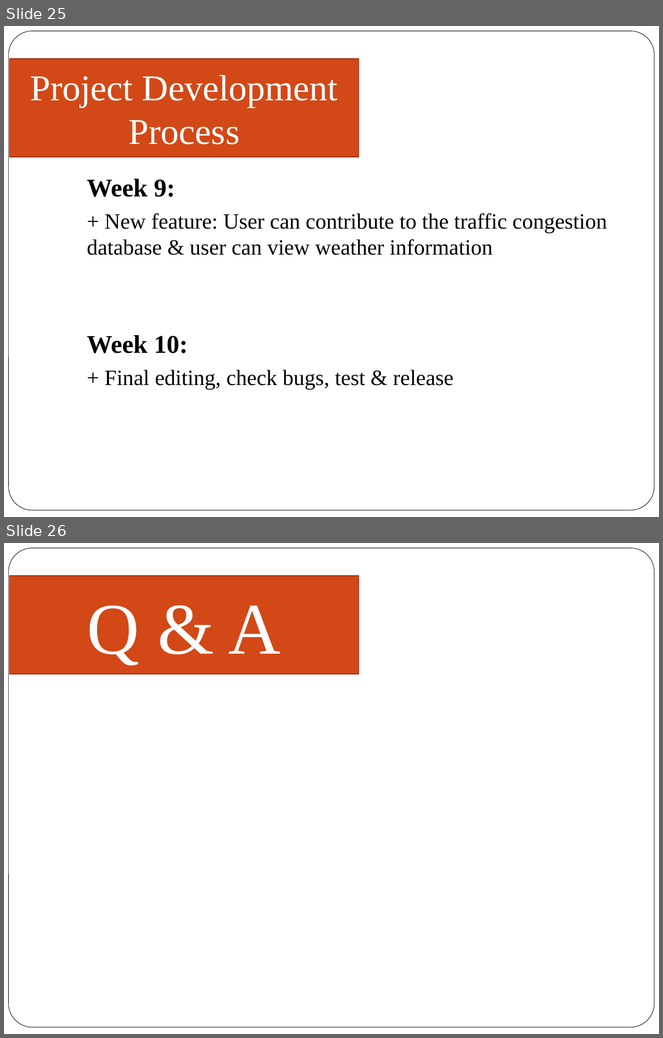
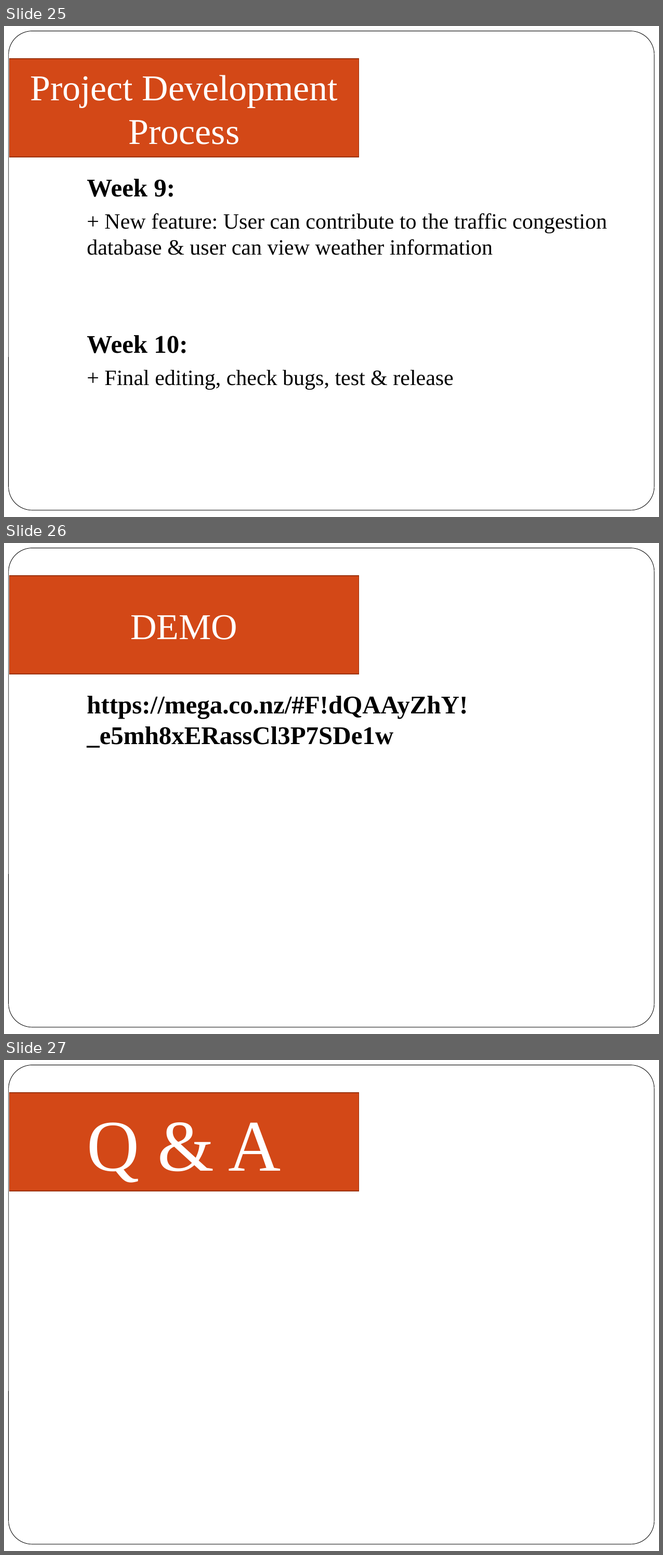
Before and after one commit to zatcsc/group5.k57ca, a slide deck: Final Report/Group5.K57CA.ppt. Shown one above the other, each under a label of ours: slides 25 and 26 before the commit, slides 25, 26 and 27 after it. The pictures are 663x1038 and 663x1555 pixels, drawn with LibreOffice and Linux fonts; fonts in the diff are those of the drawing. Boxes give left, top, right and bottom in pixels: in the first picture for what was removed or moved away, otherwise in the second. Text is boxed around its words. In the diff, an @@ line names an element or a change of style, - is before the commit and + after.

Commit message:
Inserted link to video demo

```diff
--- a/Final Report/Group5.K57CA.ppt
+++ b/Final Report/Group5.K57CA.ppt
@@ slide 26 added at box(4, 543, 659, 1034), background #FFFFFF; not listed: 1 template element that a slide beside it also shows @@
@@ rectangle added at box(9, 576, 359, 674), fill #D34817, outline #9B320E 0.99 pt, 40 pt, text #FFFFFF @@
+DEMO
@@ text added at box(87, 696, 468, 748), 28 pt, text #000000, bold @@
+https://mega.co.nz/#F!dQAAyZhY!_e5mh8xERassCl3P7SDe1w
@@ what was slide 26 is now slide 27 @@
```
